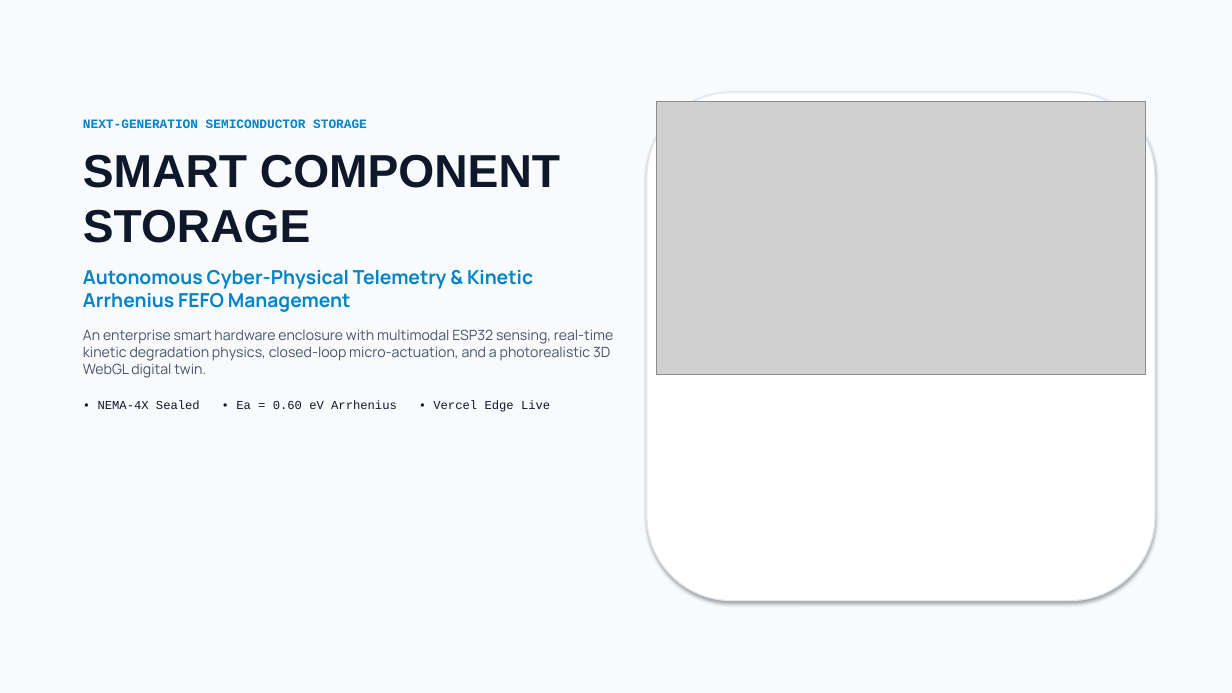
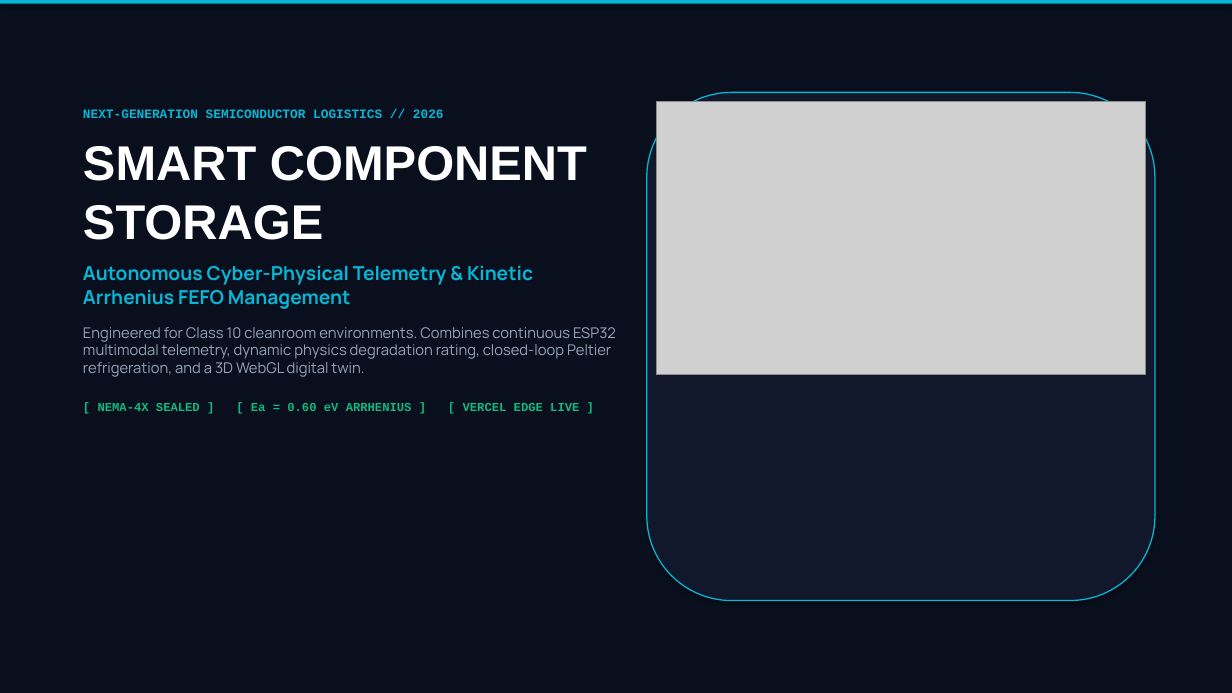
Before and after one commit to Shreyansha790/smart-component-storage, a slide deck: slide 1 of Smart_Component_Storage_Presentation.pptx. Drawn at 1232x693 pixels with LibreOffice and Linux fonts; fonts in the diff are those of the drawing; grey boxes stand for pictures. Boxes give left, top, right and bottom in pixels: in the first picture for what was removed or moved away, otherwise in the second. Text is boxed around its words. In the diff, an @@ line names an element or a change of style, - is before the commit and + after.

Commit message:
feat: complete master dark titanium & cyan presentation deck with 6 AI cleanroom images and graphs

```diff
--- a/Smart_Component_Storage_Presentation.pptx
+++ b/Smart_Component_Storage_Presentation.pptx
@@ rectangle at [0,0,1232,693]: fill #F8FAFC to #0A0F1D @@
@@ rectangle added at [0,0,1232,4], fill #06B6D4 @@
@@ text "NEXT-GENERATION SEMICONDUCTOR LOGISTICS // 2026": place and size @@
-text "NEXT-GENERATION SEMICONDUCTOR LOGISTICS // 2026" at [83,119,613,412]
+text "NEXT-GENERATION SEMICONDUCTOR LOGISTICS // 2026" at [83,109,616,411]
@@ text at [83,109,444,118]: text changed; text colour #0284C7 to #06B6D4 @@
-NEXT-GENERATION SEMICONDUCTOR STORAGE
+NEXT-GENERATION SEMICONDUCTOR LOGISTICS // 2026
@@ rounded rectangle at [647,92,1155,601]: fill #FFFFFF to #11182B; outline #E2E8F0 1 pt to #06B6D4 1 pt @@
@@ text at [83,146,587,309]: size 36 to 38 pt, text colour #0F172A to #FFFFFF in "SMART COMPONENT STORAGE"; text colour #0284C7 to #06B6D4 in "Autonomous Cyber-Physical Telemetry & Kinetic Arrhenius FEFO ..." @@
@@ text at [83,327,616,411]: text changed; size 11 to 11.5 pt; text colour #475569 to #94A3B8 @@
-An enterprise smart hardware enclosure with multimodal ESP32 sensing, real-time kinetic degradation physics, closed-loop micro-actuation, and a photorealistic 3D WebGL digital twin.
-• NEMA-4X Sealed • Ea = 0.60 eV Arrhenius • Vercel Edge Live
+Engineered for Class 10 cleanroom environments. Combines continuous ESP32 multimodal telemetry, dynamic physics degradation rating, closed-loop Peltier refrigeration, and a 3D WebGL digital twin.
+[ NEMA-4X SEALED ] [ Ea = 0.60 eV ARRHENIUS ] [ VERCEL EDGE LIVE ]
```
Also in this commit, not shown: 8 other slides changed.
